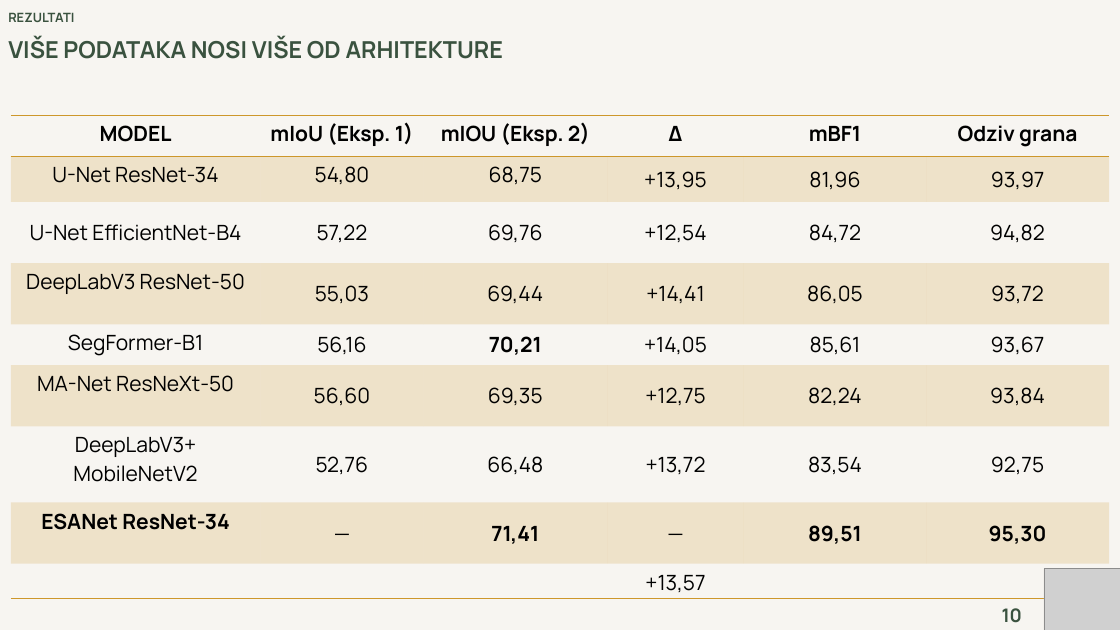
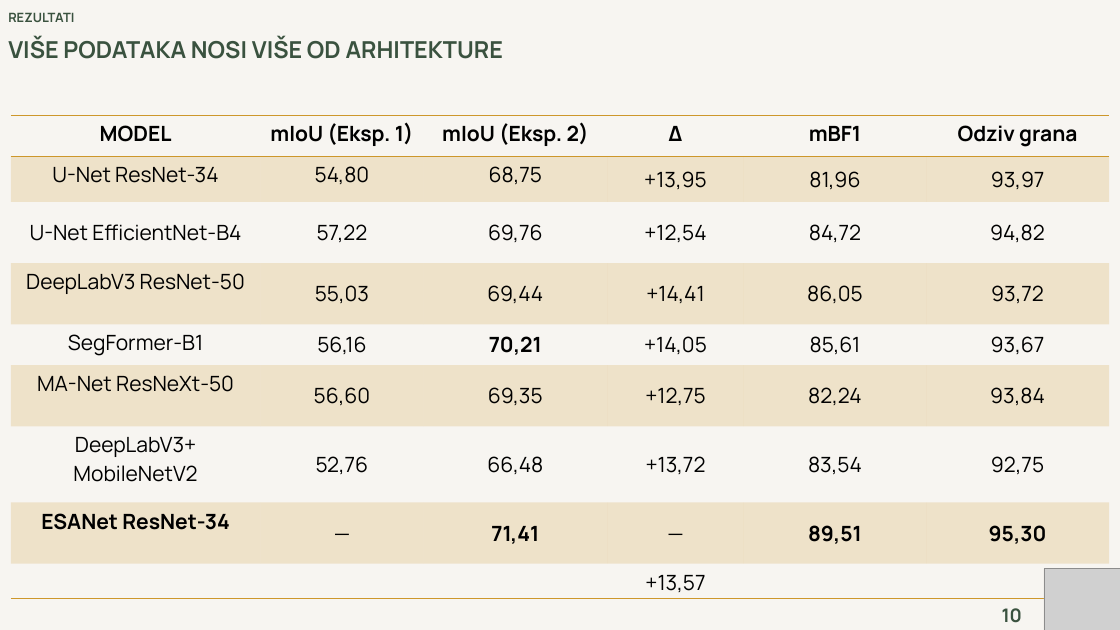
Before and after one commit to Samke004/Diplomski_rad, a slide deck: slide 10 of Samuel_Adzic_DiplomskiRad.pptx. Drawn at 1120x630 pixels with LibreOffice and Linux fonts; fonts in the diff are those of the drawing; grey boxes stand for pictures. Boxes give left, top, right and bottom in pixels: in the first picture for what was removed or moved away, otherwise in the second. Text is boxed around its words. In the diff, an @@ line names an element or a change of style, - is before the commit and + after.

```diff
--- a/Samuel_Adzic_DiplomskiRad.pptx
+++ b/Samuel_Adzic_DiplomskiRad.pptx
@@ table at (x1=11, y1=115, x2=1110, y2=599) @@
-row 1, column 3: mIOU (Eksp. 2)
+row 1, column 3: mIoU (Eksp. 2)
```
Also in this commit, not shown: 7 other slides changed.
